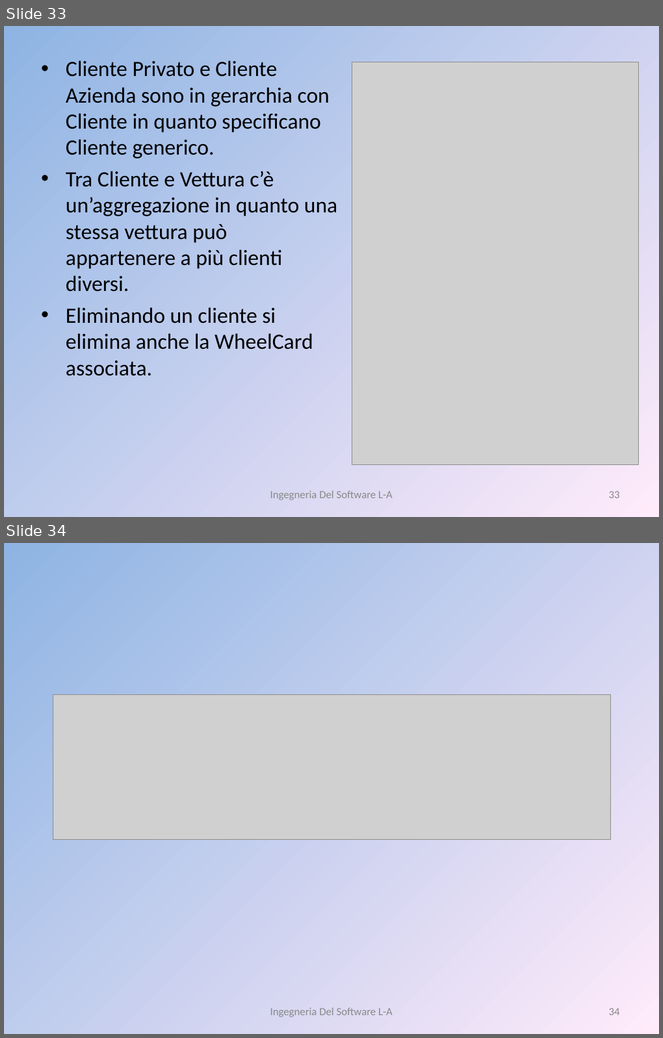
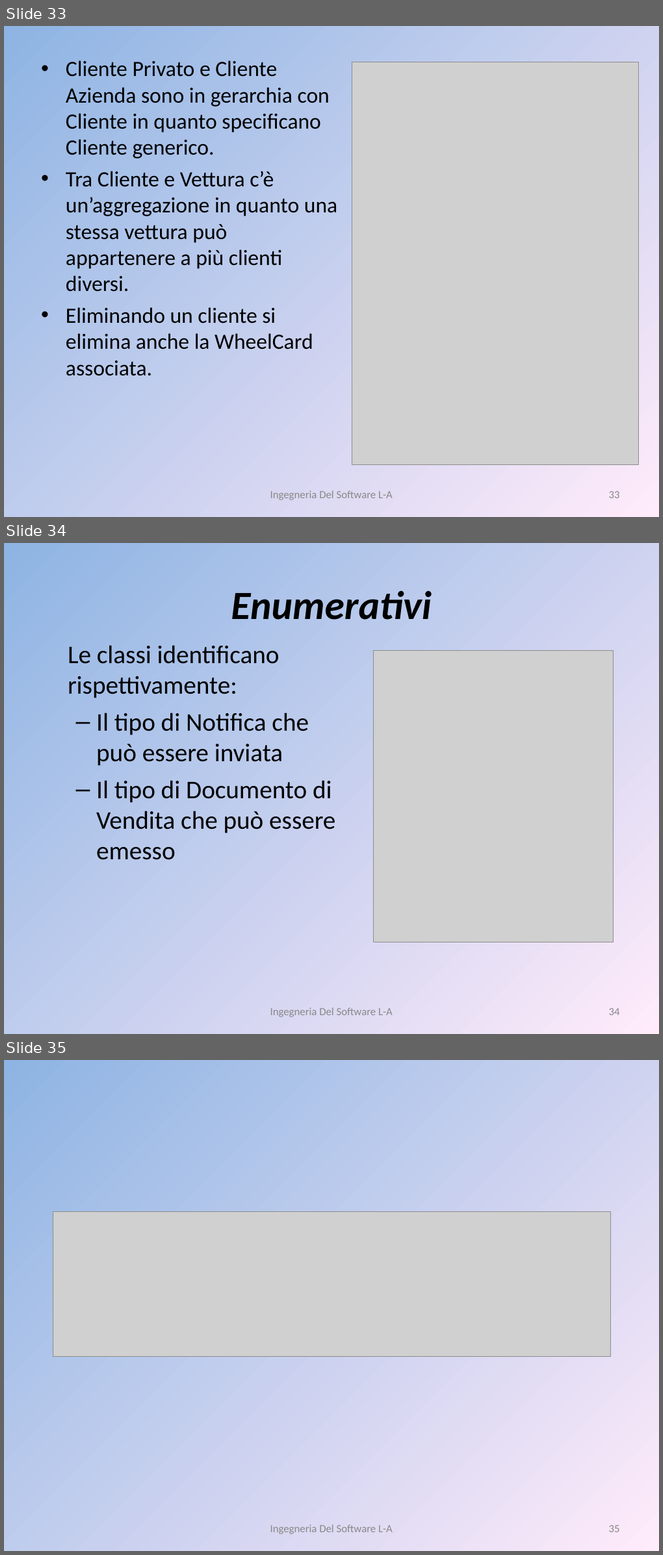
Before and after one commit to liannario/ingsoftbo, a slide deck: ViaggiateSicuri.ppt. Shown one above the other, each under a label of ours: slides 33 and 34 before the commit, slides 33, 34 and 35 after it. The pictures are 663x1038 and 663x1555 pixels, drawn with LibreOffice and Linux fonts; fonts in the diff are those of the drawing; grey boxes stand for pictures. Boxes give left, top, right and bottom in pixels: in the first picture for what was removed or moved away, otherwise in the second. Text is boxed around its words. In the diff, an @@ line names an element or a change of style, - is before the commit and + after.

```diff
--- a/ViaggiateSicuri.ppt
+++ b/ViaggiateSicuri.ppt
@@ slide 34 added at <box>4,543,659,1034</box>, background gradient #8EB4E3 to #FFEBFA @@
@@ title added at <box>231,590,432,620</box>, 44 pt, text #000000, bold, italic @@
+Enumerativi
@@ text added at <box>68,645,336,860</box>, 28 pt, text #000000 @@
+Le classi identificano rispettivamente:
+  – Il tipo di Notifica che può essere inviata
+  – Il tipo di Documento di Vendita che può essere emesso
@@ picture added at <box>374,650,613,942</box> @@
@@ text added at <box>270,1008,393,1017</box>, 12 pt, text #898989 @@
+Ingegneria Del Software L-A
@@ page number added at <box>609,1008,620,1016</box>, 12 pt, text #898989 @@
+34
@@ what was slide 34 is now slide 35 @@
@@ page number at <box>609,1525,620,1533</box>: text changed @@
-34
+35
```
